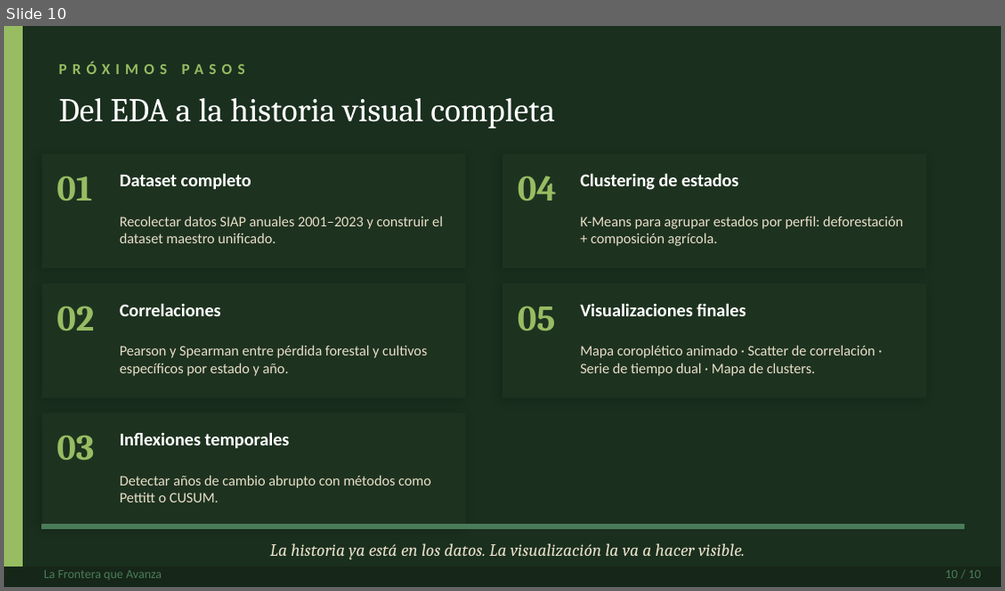
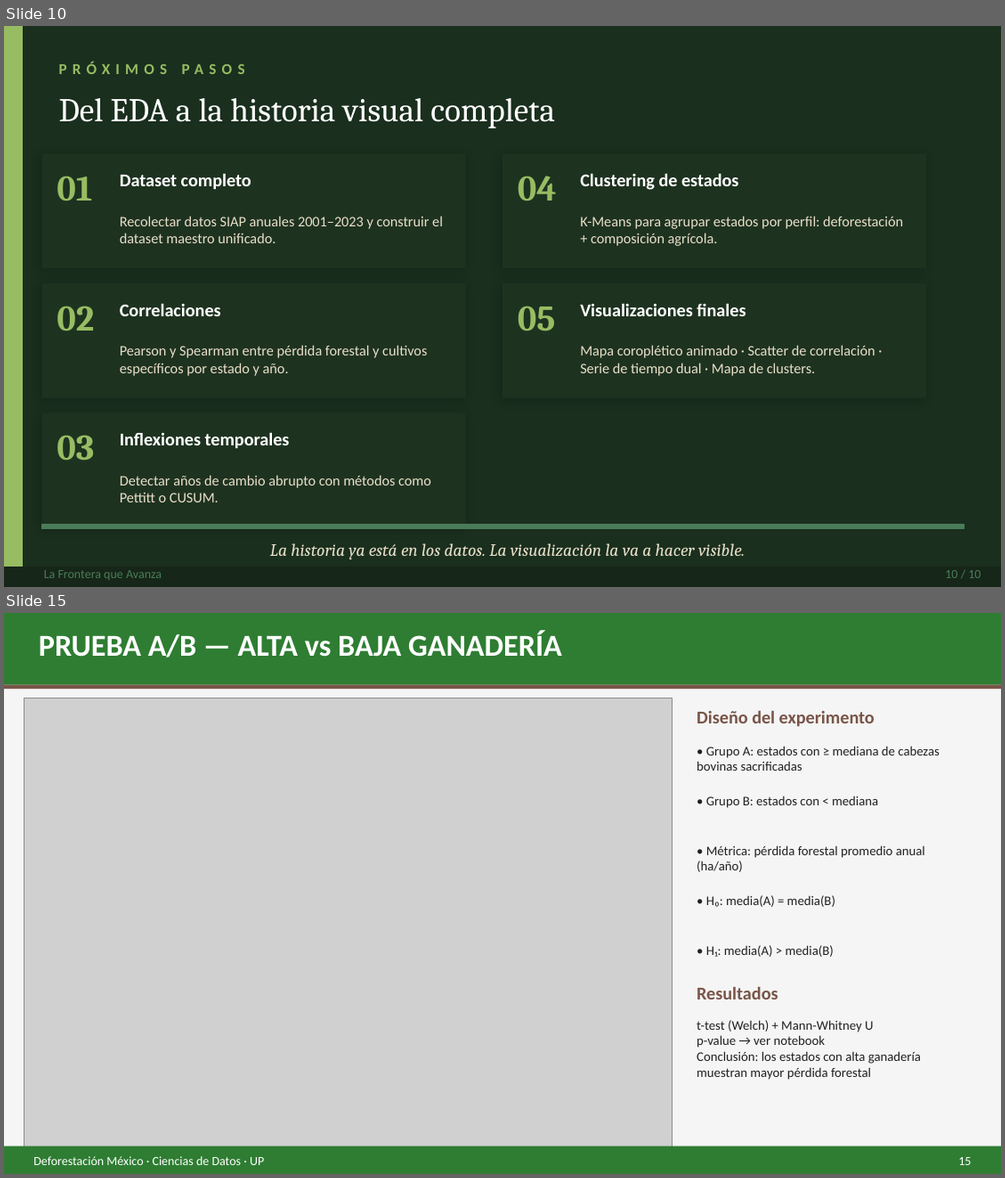
Before and after one commit to YahwthaniMG/Deforestacion_Mexico, a slide deck: Files/presentacion_deforestacion_mexico.pptx. Shown one above the other, each under a label of ours: slide 10 before the commit, slides 10 and 15 after it; the slides between them are not shown. The pictures are 1005x591 and 1005x1178 pixels, drawn with LibreOffice and Linux fonts; fonts in the diff are those of the drawing; grey boxes stand for pictures. Boxes give left, top, right and bottom in pixels: in the first picture for what was removed or moved away, otherwise in the second. Text is boxed around its words. In the diff, an @@ line names an element or a change of style, - is before the commit and + after.

```diff
--- a/Files/presentacion_deforestacion_mexico.pptx
+++ b/Files/presentacion_deforestacion_mexico.pptx
@@ slide 15 added at <box>4,613,1001,1174</box>, background #F5F5F5 @@
@@ rectangle added at <box>4,613,1001,685</box>, fill #2E7D32 @@
@@ text added at <box>39,631,562,657</box>, 22 pt, text #FFFFFF, bold @@
+PRUEBA A/B — ALTA vs BAJA GANADERÍA
@@ rectangle added at <box>4,685,1001,689</box>, fill #795548 @@
@@ picture added at <box>24,698,672,1146</box> @@
@@ text added at <box>696,711,874,726</box>, 13 pt, text #795548, bold @@
+Diseño del experimento
@@ text added at <box>696,746,939,771</box>, 9.5 pt, text #212121 @@
+• Grupo A: estados con ≥ mediana de cabezas bovinas sacrificadas
@@ text added at <box>706,795,878,808</box>, 9.5 pt, text #212121 @@
+• Grupo B: estados con < mediana
@@ text added at <box>696,845,925,872</box>, 9.5 pt, text #212121 @@
+• Métrica: pérdida forestal promedio anual (ha/año)
@@ text added at <box>706,895,835,907</box>, 9.5 pt, text #212121 @@
+• H₀: media(A) = media(B)
@@ text added at <box>706,945,833,957</box>, 9.5 pt, text #212121 @@
+• H₁: media(A) > media(B)
@@ text added at <box>696,987,777,999</box>, 13 pt, text #795548, bold @@
+Resultados
@@ text added at <box>696,1020,921,1079</box>, 9.5 pt, text #212121 @@
+t-test (Welch) + Mann-Whitney U
+p-value → ver notebook
+Conclusión: los estados con alta ganadería muestran mayor pérdida forestal
@@ rectangle added at <box>4,1145,1001,1173</box>, fill #2E7D32 @@
@@ text added at <box>33,1156,264,1165</box>, 9 pt, text #FFFFFF @@
+Deforestación México · Ciencias de Datos · UP
@@ text added at <box>958,1157,971,1165</box>, 9 pt, text #FFFFFF @@
+15
```
Also in this commit, not shown: 1 slide changed, 9 other slides added, 1 other file.
